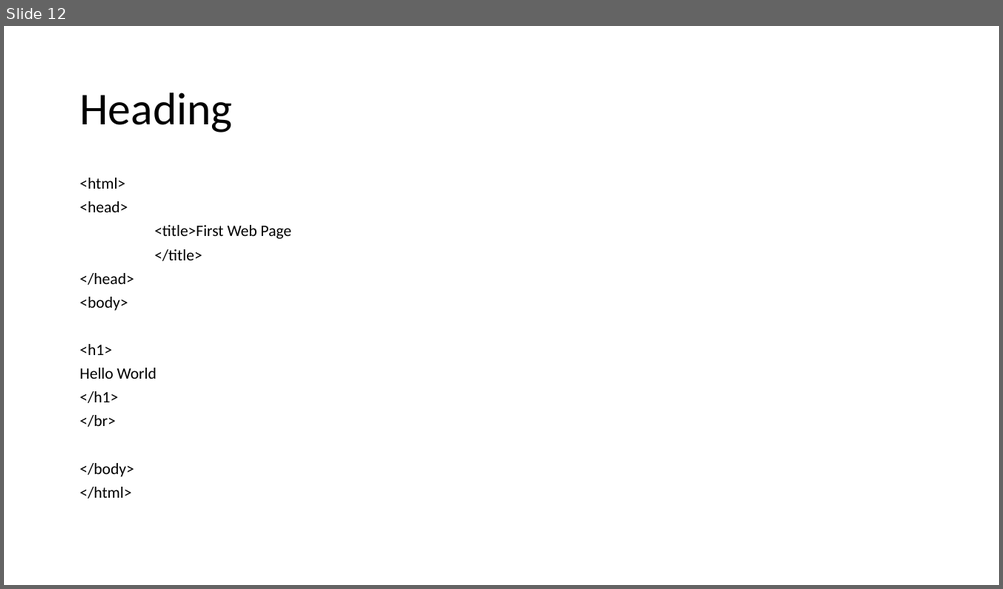
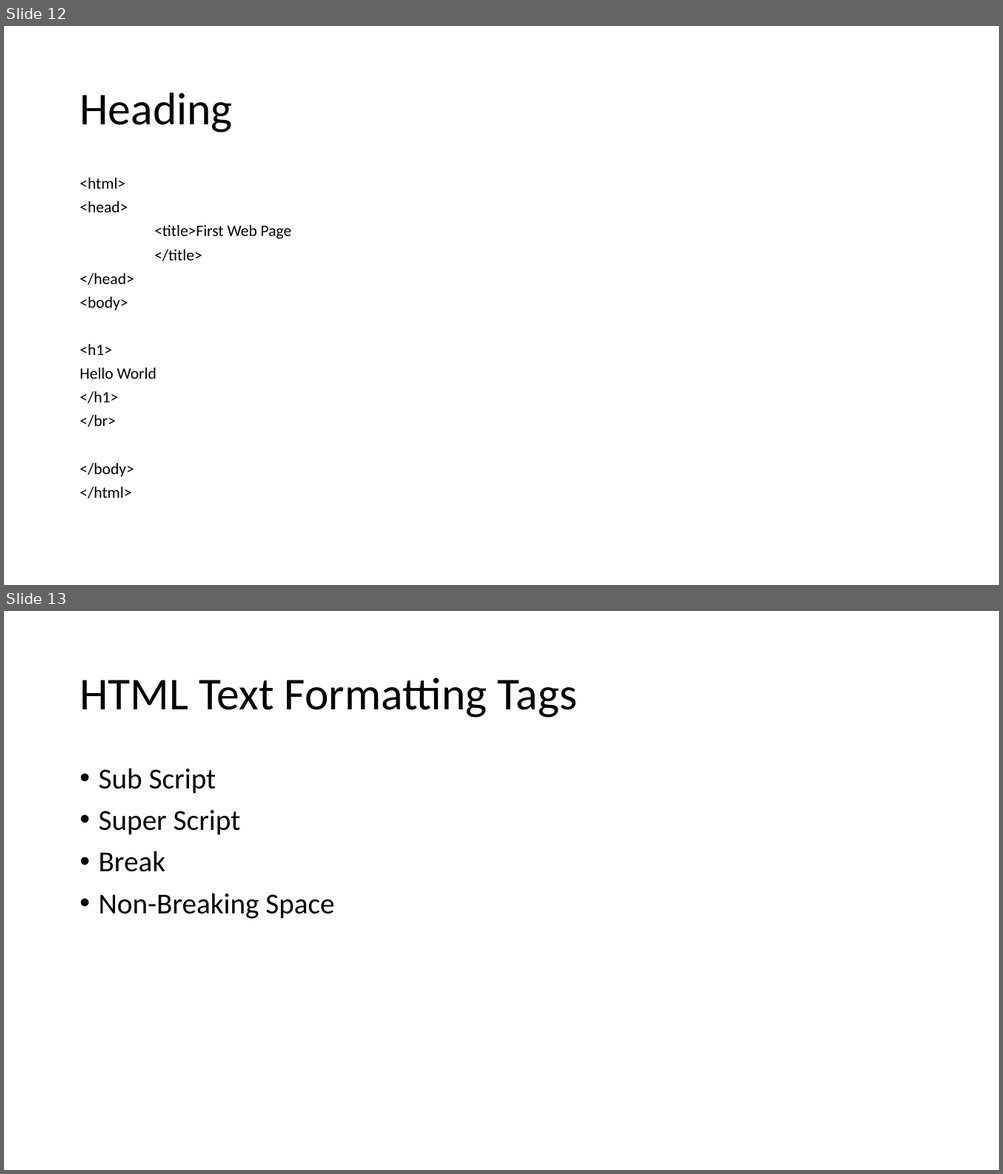
Before and after one commit to PiyushChaturvedii/Batch05, a slide deck: HTML.pptx. Shown one above the other, each under a label of ours: slide 12 before the commit, slides 12 and 13 after it. The pictures are 1003x589 and 1003x1174 pixels, drawn with LibreOffice and Linux fonts; fonts in the diff are those of the drawing. Boxes give left, top, right and bottom in pixels: in the first picture for what was removed or moved away, otherwise in the second. Text is boxed around its words. In the diff, an @@ line names an element or a change of style, - is before the commit and + after.

```diff
--- a/HTML.pptx
+++ b/HTML.pptx
@@ slide 13 added at (4,611,999,1170), background #FFFFFF @@
@@ title added at (79,678,577,718), 44 pt, text #000000 @@
+HTML Text Formatting Tags
@@ text added at (99,768,334,919), 28 pt, text #000000 @@
+• Sub Script
+• Super Script
+• Break
+• Non-Breaking Space
```
Also in this commit, not shown: 3 other slides added, 3 other files.
